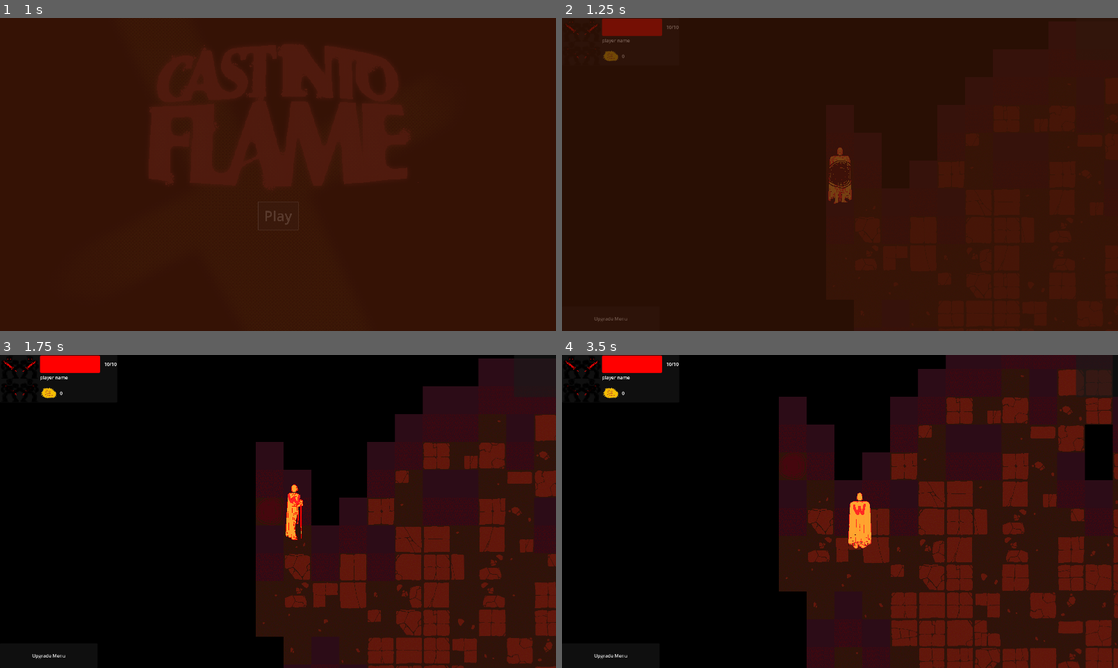
Above: before the commit, frames 1-4 (two rows, left to right).
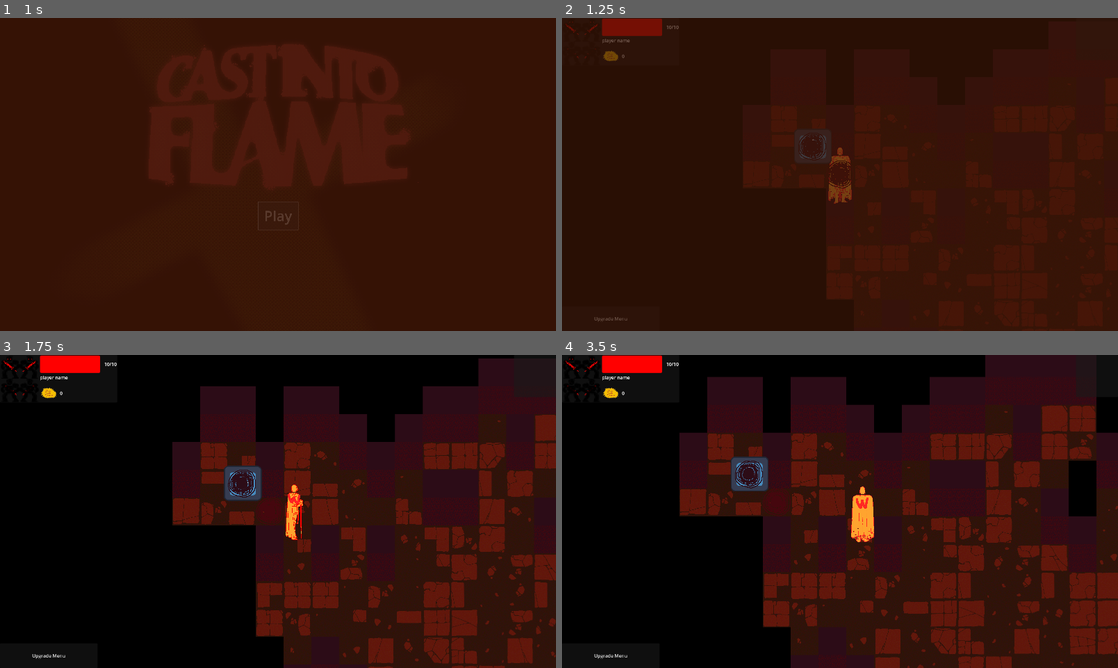
Above: after the commit, the same moments.

Repository: jible/capstone
Game: Godot game, scene res://scenes/testScenes/main_menu.tscn
The game is run twice, just before and just after one commit, with the same random seed, the same clock (stepped at 60 frames per second) and the same inputs. The engine's default icon, where the game draws it, is replaced by a stand-in: a white triangle on a blue panel in a dark square.
Inputs (mouse positions are in pixels of both pictures, inside the frame that each line leads up to):
- Up to frame 1 (1 s): click "Play" at 0.5 s
- Up to frame 2 (1.25 s): no input
- Up to frame 3 (1.75 s): move the mouse to (400, 495) at 1.27 s; hold Right (right) from 1.28 s (still down); hold Space (attack) from 1.28 s (still down)
- Up to frame 4 (3.5 s): move the mouse to (728, 527) at 2.02 s; release Right (right) at 2.03 s; release Space (attack) at 2.03 s; hold Down (down) 2.03-2.78 s; tap Space (attack) at 2.1 s; move the mouse to (895, 442) at 2.77 s; hold Right (right) from 2.78 s (still down); hold Space (attack) from 2.78 s (still down)

Frame 1 is identical in both runs. In frame 2, 2.5% of the frame differs, in the area x 32-67%, y 28-55%; in frame 3, 21%; in frame 4, 35%, in the area x 21-100%, y 0-100%.

Commit message:
Fixed bug where map walks out of bounds

Diff:
--- a/scripts/map.gd
+++ b/scripts/map.gd
@@ -42,7 +42,7 @@
 	'''
 	Generate map on provided layer using random walk method.
 	'''
-
+	var placed_tiles = 0
 	# get directions in which to "walk"
 	var directions = [
 		Vector2(0,1),	# down
@@ -57,14 +57,17 @@
 	var pos = start
 	for step in range(steps):
 		var current_tile = get_tile(pos)
+		if (current_tile.type != value):
+			placed_tiles += 1
 		current_tile.type = value
 
 		#update seed
 		seed(seed + step)
 		pos += directions[randi() % 4]
 
-		if pos.x >= size.x - 5 || pos.x < 5 || pos.y >= size.y + 5 || pos.y <= 5:
+		if pos.x >= size.x - 5 || pos.x < 5 || pos.y >= size.y - 5 || pos.y <= 5:
 			pos = start
+	print(placed_tiles)
 	end = pos
 
 func make_noise(layer, value):
